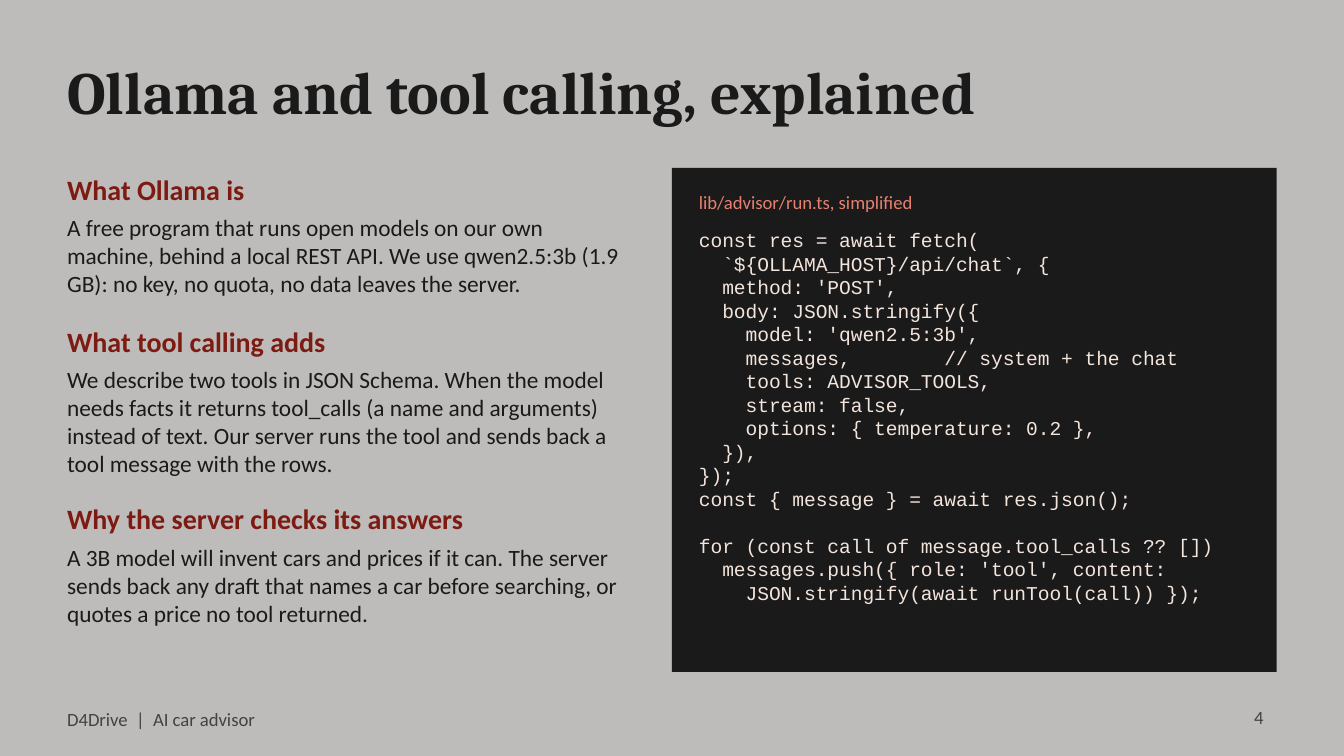
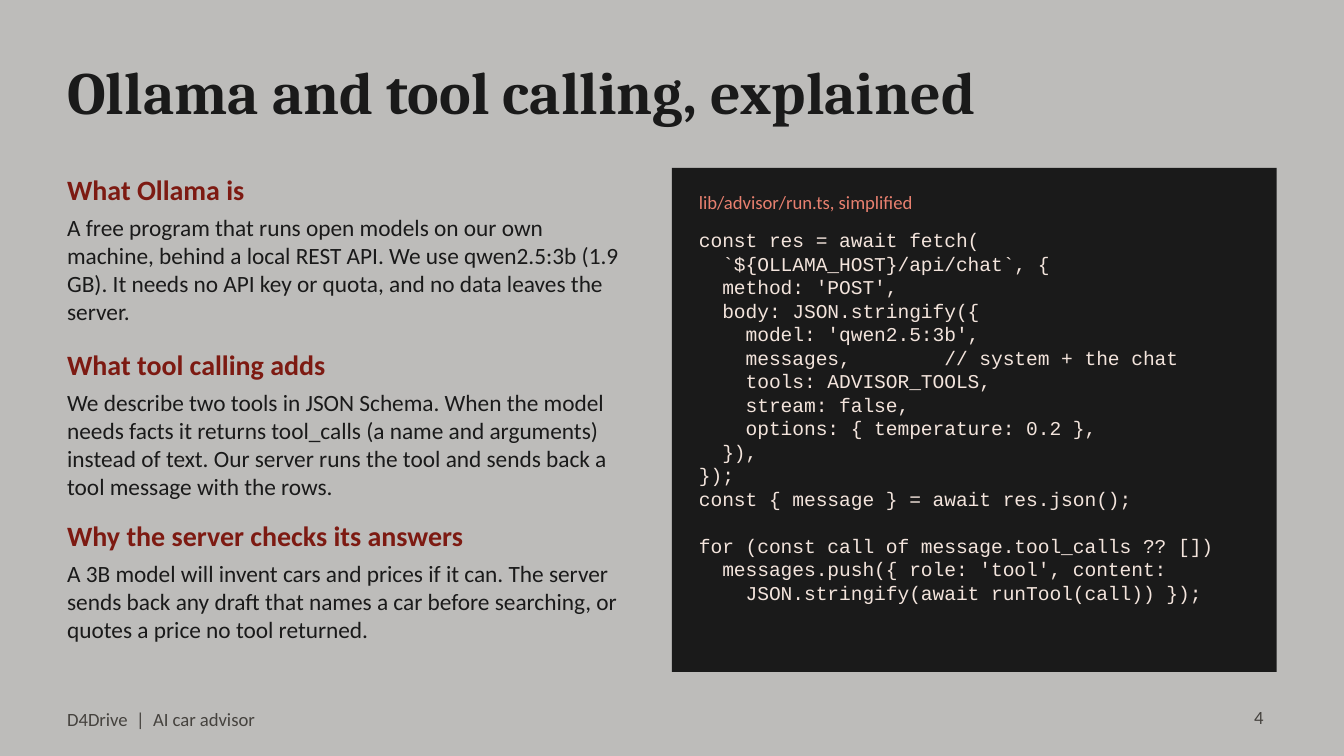
Before and after one commit to vrrroro/D4Drive, a slide deck: slide 4 of docs/presentation/D4Drive-AI-Car-Advisor.pptx. Drawn at 1344x756 pixels with LibreOffice and Linux fonts; fonts in the diff are those of the drawing. Boxes give left, top, right and bottom in pixels: in the first picture for what was removed or moved away, otherwise in the second. Text is boxed around its words. In the diff, an @@ line names an element or a change of style, - is before the commit and + after.

```diff
--- a/docs/presentation/D4Drive-AI-Car-Advisor.pptx
+++ b/docs/presentation/D4Drive-AI-Car-Advisor.pptx
@@ text at <box>67,220,619,320</box>: text changed @@
-A free program that runs open models on our own machine, behind a local REST API. We use qwen2.5:3b (1.9 GB): no key, no quota, no data leaves the server.
+A free program that runs open models on our own machine, behind a local REST API. We use qwen2.5:3b (1.9 GB). It needs no API key or quota, and no data leaves the server.
@@ text "What tool calling adds": place and size @@
-text "What tool calling adds" at <box>67,332,325,357</box>
+text "What tool calling adds" at <box>67,355,325,380</box>
@@ text "We describe two tools in ...": place and size @@
-text "We describe two tools in ..." at <box>67,372,606,476</box>
+text "We describe two tools in ..." at <box>67,395,606,499</box>
@@ text "Why the server checks its ...": place and size @@
-text "Why the server checks its ..." at <box>67,509,463,534</box>
+text "Why the server checks its ..." at <box>67,526,463,551</box>
@@ text "A 3B model will invent ...": place and size @@
-text "A 3B model will invent ..." at <box>67,550,616,626</box>
+text "A 3B model will invent ..." at <box>67,566,616,642</box>
```
Also in this commit, not shown: 3 other slides changed, 2 other files.
